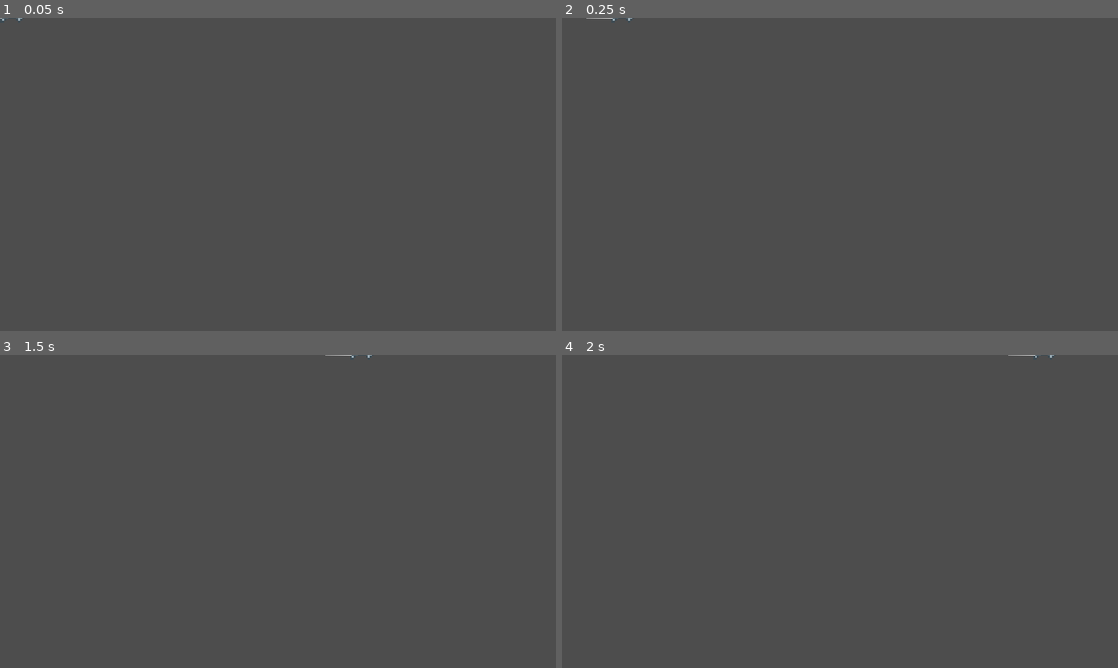
Above: before the commit, frames 1-4 (two rows, left to right).
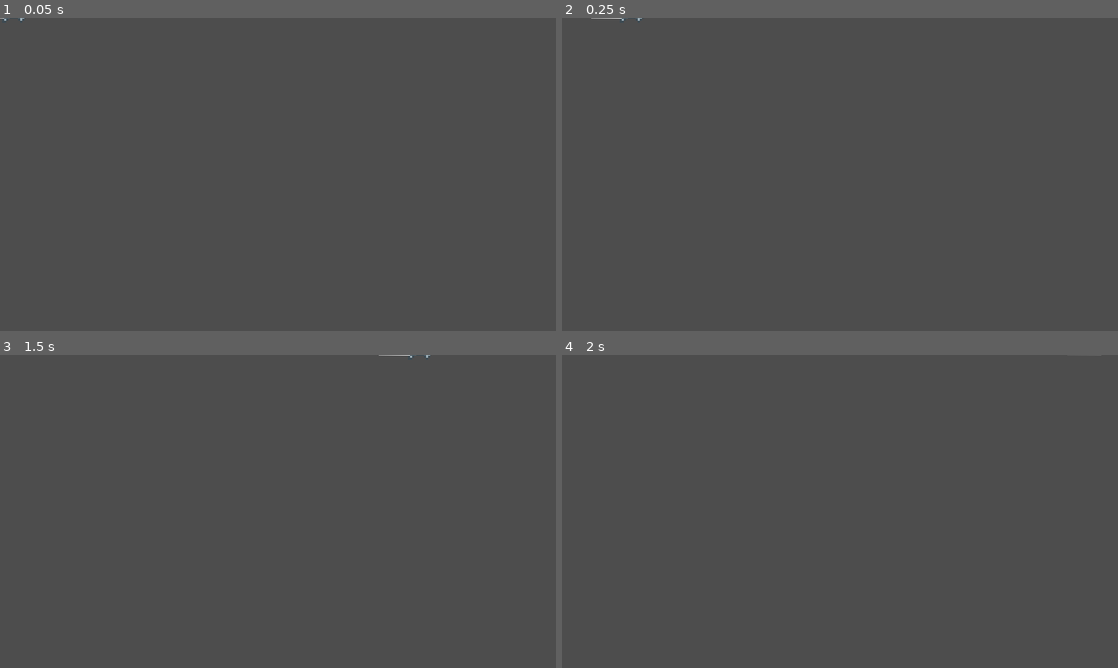
Above: after the commit, the same moments.

Repository: bintanghawley/flank
Game: Godot game, scene res://scene/projectile/arrow.tscn
The game is run twice, just before and just after one commit, with the same random seed, the same clock (stepped at 60 frames per second) and the same inputs. This scene is started directly instead of the project's main scene.
Inputs (mouse positions are in pixels of both pictures, inside the frame that each line leads up to):
- Up to frame 1 (0.05 s): no input
- Up to frame 2 (0.25 s): no input
- Up to frame 3 (1.5 s): tap Enter at 0.5 s; move the mouse to (400, 495) at 0.52 s; hold D 0.53-1.28 s; tap Tab at 0.6 s; click (400, 495) at 0.67 s; tap Space at 1.25 s; move the mouse to (166, 527) at 1.27 s; hold S from 1.28 s (still down); tap 1 at 1.35 s
- Up to frame 4 (2 s): keep holding S

The runs differ from the first frame. In frame 1, less than 0.1% of the frame differs, in the area x 0-5%, y 0-1%; in frame 2, less than 0.1%; in frame 3, less than 0.1%, in the area x 58-78%, y 0-1%; in frame 4, less than 0.1%.

Commit message:
feat: sesuaikan kecepatan proyektil dan fire rate serangan dasar archer, mage, serta musuh

Diff:
--- a/scene/enemy/enemy.gd
+++ b/scene/enemy/enemy.gd
@@ -18,9 +18,10 @@
 const TRACE_SCENE = preload("res://scene/projectile/arrow_trace.tscn")
 
 @export var shoot_range: float = 320.0       # Jarak tembak musuh (pixel)
-@export var shoot_cooldown: float = 1.6     # Cooldown tembakan musuh (detik)
+@export var shoot_cooldown: float = 1.4     # Cooldown tembakan musuh (disamakan 1.4s dengan basic attack fire rate Archer pemain)
 @export var projectile_damage: int = 1      # Damage panah musuh
-@export var projectile_speed: float = 380.0 # Kecepatan panah musuh
+@export var projectile_speed: float = 580.0 # Kecepatan panah musuh (disamakan 580.0 px/s dengan archer player)
+@export var enemy_projectile_ratio: float = 1.0 # Rasio kecepatan panah musuh relatif terhadap speed karakter yang dikendalikan (1.0 = sama persis)
 
 var shoot_timer: float = 0.0
 var is_shooting: bool = false
@@ -74,7 +75,7 @@
 	current_health = max_health
 	spawn_position = global_position
 	wander_target = spawn_position
-	shoot_timer = randf_range(0.5, shoot_cooldown)
+	shoot_timer = randf_range(0.5, get_dynamic_shoot_cooldown())
 
 	setup_health_bar()
 	play_idle_animation()
@@ -461,6 +462,24 @@
 	return has_clear_projectile_los_to(target_node, 14.0)
 
 
+func get_dynamic_projectile_speed() -> float:
+	# Panah musuh menggunakan model Archer, diselaraskan sama persis dengan kecepatan panah Archer pemain
+	var party = get_tree().get_nodes_in_group("player")
+	for p in party:
+		if is_instance_valid(p) and p.name.begins_with("Archer") and "controlled_projectile_speed" in p:
+			return p.controlled_projectile_speed * enemy_projectile_ratio
+	return projectile_speed
+
+
+func get_dynamic_shoot_cooldown() -> float:
+	# Musuh menggunakan model Archer, diselaraskan cooldown tembakannya dengan Archer pemain
+	var party = get_tree().get_nodes_in_group("player")
+	for p in party:
+		if is_instance_valid(p) and p.name.begins_with("Archer") and "attack_cooldown" in p:
+			return p.attack_cooldown
+	return shoot_cooldown
+
+
 func shoot_at_player():
 	if player == null or not is_instance_valid(player) or is_dead or is_shooting:
 		return
@@ -481,6 +500,7 @@
 	arrow.direction = dir
 	arrow.rotation = dir.angle()
 	arrow.shooter_group = "enemy"
+	projectile_speed = get_dynamic_projectile_speed()
 	arrow.speed = projectile_speed
 	arrow.damage = projectile_damage
 	arrow.modulate = Color(1.8, 0.4, 0.4) # Warna kemerahan agar jelas panah musuh
@@ -500,7 +520,7 @@
 		trace.modulate = Color(1.8, 0.4, 0.4)
 		get_parent().add_child(trace)
 
-	shoot_timer = shoot_cooldown
+	shoot_timer = get_dynamic_shoot_cooldown()
 
 	# Tunggu durasi animasi menembak selesai (~0.35 detik), lalu kembali ke idle
 	await get_tree().create_timer(0.35).timeout
@@ -771,7 +791,7 @@
 	damage_timer = 0.0
 	threat_target = null
 	threat_timer = 0.0
-	shoot_timer = randf_range(0.5, shoot_cooldown)
+	shoot_timer = randf_range(0.5, get_dynamic_shoot_cooldown())
 	is_shooting = false
 	last_direction = Vector2.DOWN
 
--- a/scene/game.gd
+++ b/scene/game.gd
@@ -141,6 +141,19 @@
 	print("Party Switch -> Leader aktif: [", active_leader_index + 1, "] ", leader.name)
 
 
+func get_active_leader() -> CharacterBody2D:
+	if not party_members.is_empty() and active_leader_index >= 0 and active_leader_index < party_members.size():
+		return party_members[active_leader_index]
+	return null
+
+
+func get_controlled_projectile_speed() -> float:
+	var leader := get_active_leader()
+	if leader and is_instance_valid(leader) and leader.has_method("get_controlled_projectile_speed"):
+		return leader.get_controlled_projectile_speed()
+	return 580.0
+
+
 func _process(delta: float) -> void:
 	handle_camera_shake(delta)
 	update_camera_target()
--- a/scene/player/player_archer.gd
+++ b/scene/player/player_archer.gd
@@ -114,6 +114,12 @@
 const DUST_SCENE = preload("res://scene/effect/run_dust.tscn")
 
 # =========================
+# BASIC ATTACK PROJECTILE SETTINGS
+# =========================
+@export var controlled_projectile_speed: float = 580.0 # Kecepatan panah saat Archer dikendalikan pemain (Leader)
+@export var follower_projectile_ratio: float = 1.0   # Rasio kecepatan panah saat Archer menjadi follower (disamakan 1.0 dengan Leader)
+
+# =========================
 # SPRINT DUST SETTINGS
 # =========================
 var dust_timer: float = 0.0
@@ -157,7 +163,7 @@
 
 @export var attack_range: float = 520.0    # Jarak jangkauan tembak ranged (pixel)
 var attack_stuck_timer: float = 0.0
-@export var attack_cooldown: float = 0.8   # Jeda tembakan (0.8 detik)
+@export var attack_cooldown: float = 1.4   # Jeda tembakan serangan dasar (dinaikkan menjadi 1.4s agar basic attack fire rate Archer berkurang sedikit)
 var attack_timer: float = 0.0
 var is_attacking: bool = false
 var attack_direction: Vector2 = Vector2.RIGHT
@@ -642,7 +648,7 @@
 				play_idle_animation()
 			ai_attack_timer -= delta
 			if ai_attack_timer <= 0.0 and not is_attacking:
-				ai_attack_timer = randf_range(1.2, 1.5)
+				ai_attack_timer = attack_cooldown
 				shoot_towards(target_enemy.global_position)
 			return
 		else:
@@ -1151,6 +1157,18 @@
 		shoot_towards(target.global_position)
 
 
+func get_controlled_projectile_speed() -> float:
+	return controlled_projectile_speed
+
+
+func get_dynamic_projectile_speed() -> float:
+	if is_leader:
+		return controlled_projectile_speed
+
+	# Kecepatan panah Archer dibuat sama baik dikendalikan maupun tidak dikendalikan (580.0 px/s)
+	return controlled_projectile_speed * follower_projectile_ratio
+
+
 func reset_attack_state():
 	# Tunggu sampai sekitar frame 3-4 dari animasi attack
 	await get_tree().create_timer(0.22).timeout
@@ -1166,6 +1184,7 @@
 	arrow.direction = attack_direction
 	arrow.rotation = attack_direction.angle()
 	arrow.shooter_node = self
+	arrow.speed = get_dynamic_projectile_speed()
 	if last_direction == Vector2.UP or animated_sprite.animation == "atk_n":
 		arrow.get_node("Sprite2D").z_index = 3
 	else:
--- a/scene/player/player_mage.gd
+++ b/scene/player/player_mage.gd
@@ -39,14 +39,17 @@
 var last_movement_direction := Vector2.DOWN
 
 # =========================
-# COMBAT SETTINGS
+# COMBAT SETTINGS & BASIC ATTACK PROJECTILE
 # =========================
 const MAGIC_BOLT_SCENE = preload("res://scene/projectile/magic_bolt.tscn")
 const DUST_SCENE = preload("res://scene/effect/run_dust.tscn")
 
+@export var controlled_projectile_speed: float = 500.0 # Kecepatan magic bolt saat Mage dikendalikan pemain (Leader - disesuaikan dikurangi sedikit menjadi 500.0 px/s)
+@export var follower_projectile_ratio: float = 1.0   # Rasio kecepatan magic bolt saat Mage menjadi follower (disamakan 1.0 dengan Leader)
+
 @export var attack_range: float = 520.0
 var attack_stuck_timer: float = 0.0
-@export var attack_cooldown: float = 0.8
+@export var attack_cooldown: float = 1.5 # Jeda tembakan serangan dasar (dinaikkan menjadi 1.5s agar basic attack fire rate Mage sedikit lebih lambat dari Archer)
 var attack_timer: float = 0.0
 var is_attacking: bool = false
 var attack_direction: Vector2 = Vector2.RIGHT
@@ -482,7 +485,7 @@
 				play_idle_animation()
 			ai_attack_timer -= delta
 			if ai_attack_timer <= 0.0 and not is_attacking:
-				ai_attack_timer = randf_range(1.2, 1.5)
+				ai_attack_timer = attack_cooldown
 				shoot_towards(target_enemy.global_position)
 			return
 		else:
@@ -710,6 +713,18 @@
 	reset_attack_state()
 
 
+func get_controlled_projectile_speed() -> float:
+	return controlled_projectile_speed
+
+
+func get_dynamic_projectile_speed() -> float:
+	if is_leader:
+		return controlled_projectile_speed
+
+	# Kecepatan proyektil magic bolt dibuat sama baik dikendalikan maupun tidak dikendalikan
+	return controlled_projectile_speed * follower_projectile_ratio
+
+
 func reset_attack_state():
 	# Frame ayunan tongkat sihir (~0.25 detik)
 	await get_tree().create_timer(0.24).timeout
@@ -723,6 +738,7 @@
 	bolt.direction = attack_direction
 	bolt.rotation = attack_direction.angle()
 	bolt.shooter_node = self
+	bolt.speed = get_dynamic_projectile_speed()
 	get_tree().current_scene.add_child(bolt)
 
 	# Tunggu sampai animasi attack selesai
--- a/scene/projectile/arrow.gd
+++ b/scene/projectile/arrow.gd
@@ -2,7 +2,7 @@
 
 const IMPACT_SCENE = preload("res://scene/projectile/arrow_impact.tscn")
 
-@export var speed: float = 500.0
+@export var speed: float = 580.0 # Kecepatan dasar panah (dipercepat menjadi 580.0 px/s)
 @export var damage: int = 1
 @export var shooter_group: String = "player" # "player" atau "enemy"
 var shooter_node: CharacterBody2D = null
--- a/scene/projectile/magic_bolt.gd
+++ b/scene/projectile/magic_bolt.gd
@@ -6,7 +6,7 @@
 
 const FIREBALL_IMPACT_SCENE = preload("res://scene/projectile/fireball_impact.tscn")
 
-@export var speed: float = 520.0
+@export var speed: float = 500.0 # Kecepatan dasar magic bolt (disesuaikan dikurangi sedikit menjadi 500.0 px/s)
 @export var damage: int = 1 # Rebalanced: seimbang dengan panah Archer
 @export var shooter_group: String = "player"
 var shooter_node: CharacterBody2D = null
Not shown, changed: PROJECT_CONTEXT.md
Not shown, changed: README.md
